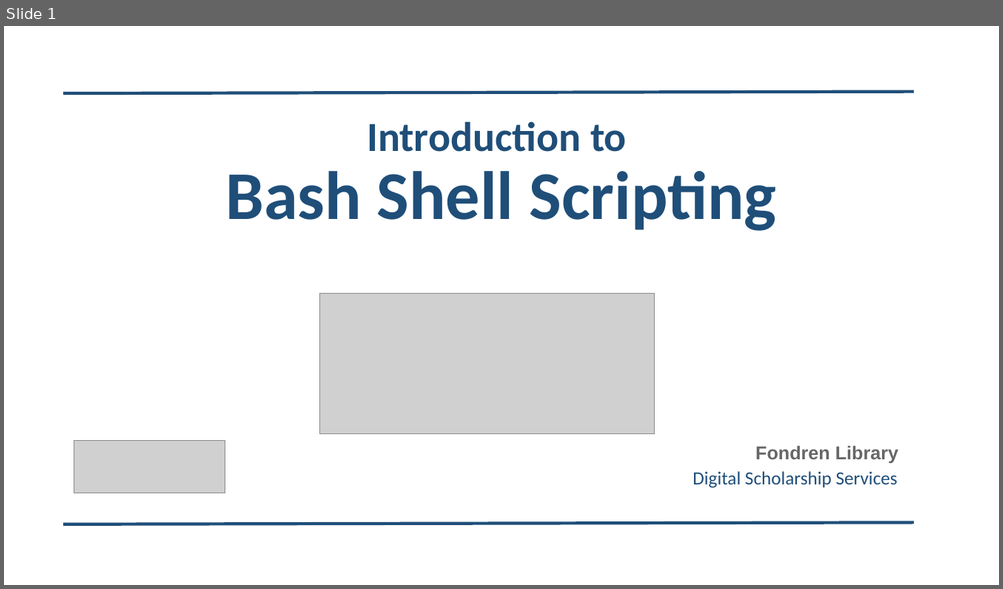
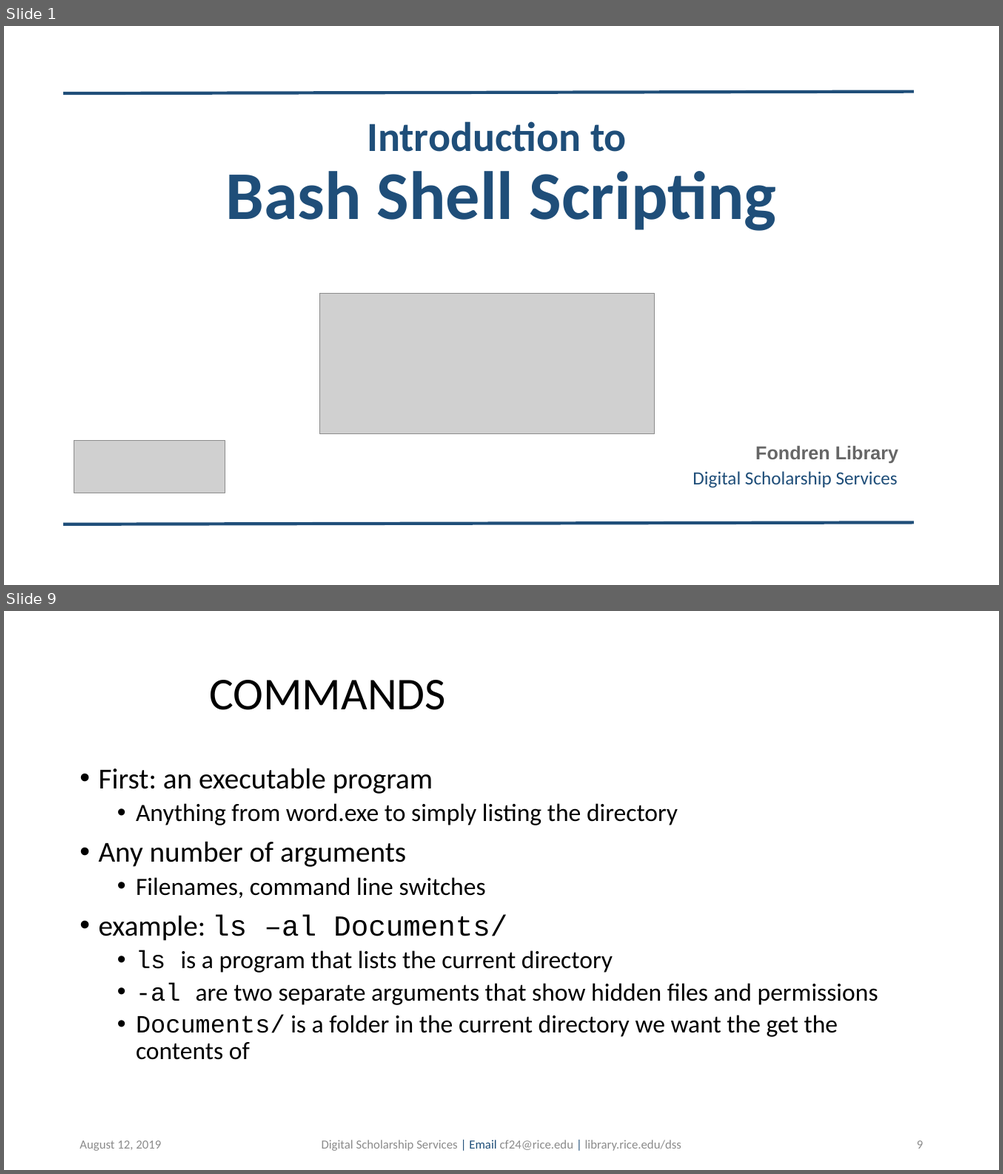
Before and after one commit to bakitybacon/rice-data-and-donuts, a slide deck: bash/Introduction to Bash.pptx. Shown one above the other, each under a label of ours: slide 1 before the commit, slides 1 and 9 after it; the slides between them are not shown. The pictures are 1003x589 and 1003x1174 pixels, drawn with LibreOffice and Linux fonts; fonts in the diff are those of the drawing; grey boxes stand for pictures; background and template pictures are left out. Boxes give left, top, right and bottom in pixels: in the first picture for what was removed or moved away, otherwise in the second. Text is boxed around its words. In the diff, an @@ line names an element or a change of style, - is before the commit and + after.

```diff
--- a/bash/Introduction to Bash.pptx
+++ b/bash/Introduction to Bash.pptx
@@ slide 9 added at [4,611,999,1170], background #FFFFFF @@
@@ title added at [209,680,446,710], 44 pt, text #000000 @@
+COMMANDS
@@ text added at [99,768,878,1060], 24 pt, text #000000 @@
+• First: an executable program
+  • Anything from word.exe to simply listing the directory
+• Any number of arguments
+  • Filenames, command line switches
+• example: ls –al Documents/
+  • ls is a program that lists the current directory
+  • -al are two separate arguments that show hidden files and permissions
+  • Documents/ is a folder in the current directory we want the get the contents of
@@ text added at [79,1141,161,1151], 12 pt, text #8C8C8C @@
+August 12, 2019
@@ text added at [321,1140,681,1151], 12 pt, text #8C8C8C @@
+Digital Scholarship Services | Email cf24@rice.edu | library.rice.edu/dss
@@ page number added at [916,1141,922,1149], 12 pt, text #8C8C8C @@
+9
```
Also in this commit, not shown: 1 slide changed, 12 other slides added.
